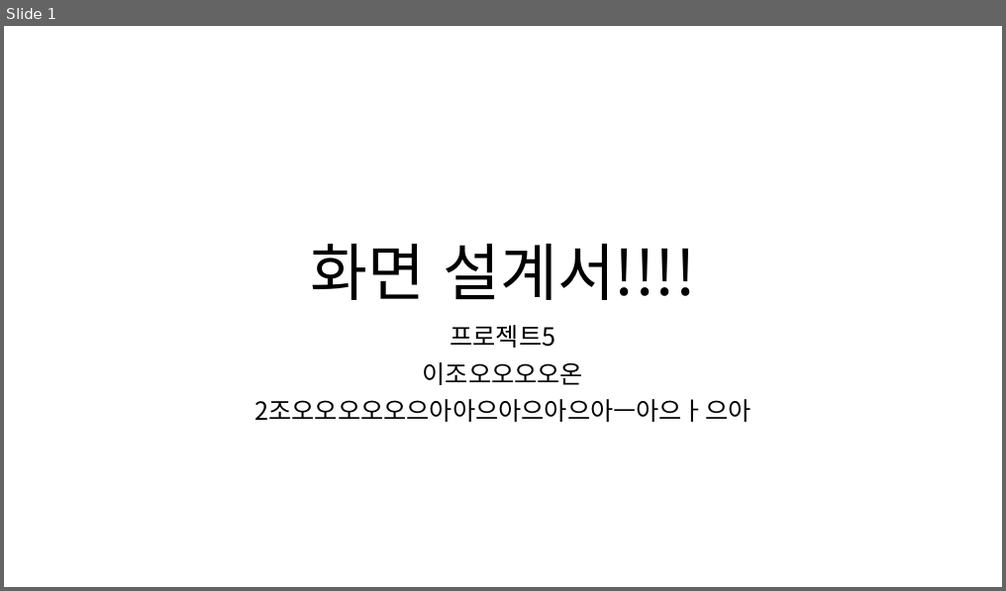
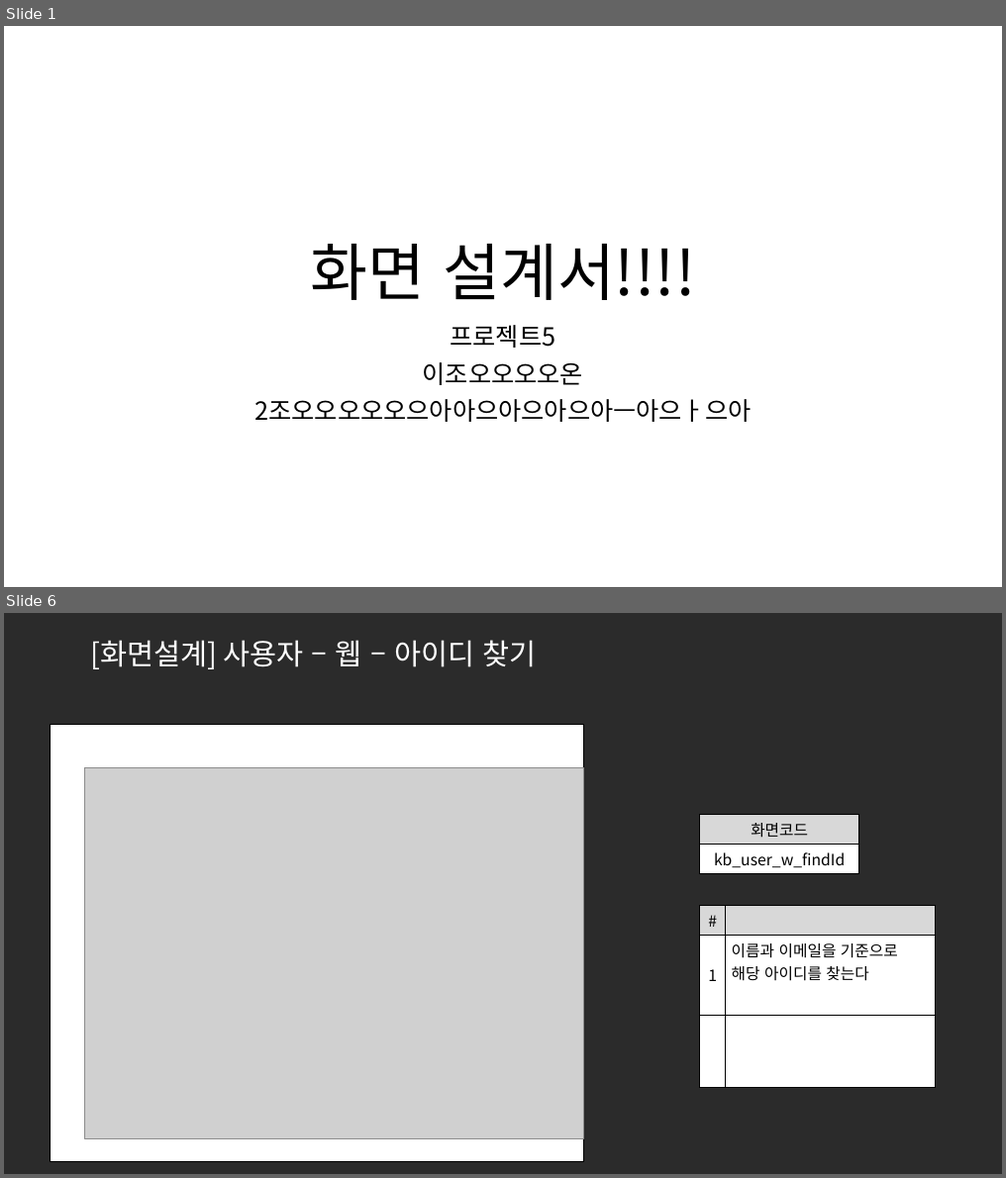
Before and after one commit to ezenteam2/e-Zone, a slide deck: 0 발표용 파워포인트/0501 5차발표/0501 project05 - 파워포인트 - 기범.pptx. Shown one above the other, each under a label of ours: slide 1 before the commit, slides 1 and 6 after it; the slides between them are not shown. The pictures are 1006x591 and 1006x1178 pixels, drawn with LibreOffice and Linux fonts; fonts in the diff are those of the drawing; grey boxes stand for pictures; background and template pictures are left out; a plain dark background stands for a picture behind light text. Boxes give left, top, right and bottom in pixels: in the first picture for what was removed or moved away, otherwise in the second. Text is boxed around its words. In the diff, an @@ line names an element or a change of style, - is before the commit and + after.

```diff
--- a/0 발표용 파워포인트/0501 5차발표/0501 project05 - 파워포인트 - 기범.pptx
+++ b/0 발표용 파워포인트/0501 5차발표/0501 project05 - 파워포인트 - 기범.pptx
@@ slide 6 added at box(4, 613, 1002, 1174), background picture (left out) @@
@@ title added at box(90, 640, 536, 669), 28 pt, text #FFFFFF @@
+[화면설계] 사용자 – 웹 – 아이디 찾기
@@ rectangle added at box(50, 725, 584, 1162), fill #FFFFFF, outline #000000 1 pt @@
@@ picture added at box(85, 768, 584, 1140) @@
@@ table added at box(700, 814, 859, 872), 2 rows, 1 columns @@
+화면코드
+kb_user_w_findId
@@ table added at box(700, 906, 936, 1087), 3 rows, 2 columns @@
+# | 
+1 | 이름과 이메일을 기준으로 해당 아이디를 찾는다
+ | 
```
Also in this commit, not shown: 1 slide changed, 24 other slides added, 2 other files.
